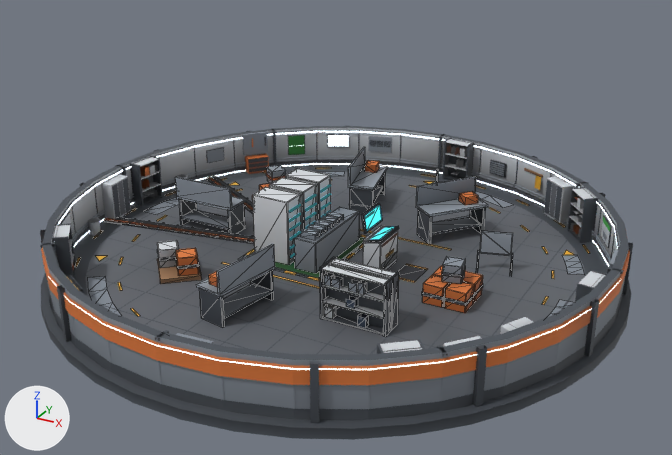
Two versions of the glTF model assets/models/battery_plant_m_far.glb, one commit apart.
Camera for both pictures: a camera (50 mm lens) standing at (10.58, -19.22, 10.55) and looking at (0.28, -0.49, 1.19). The axes (+X, +Y, +Z) are drawn at lower left. The lights are the same throughout. The first picture is the older version. Mesh edges are drawn as thin lines on the coarser meshes.

In view in the first picture: 'Base', 'Interior'.
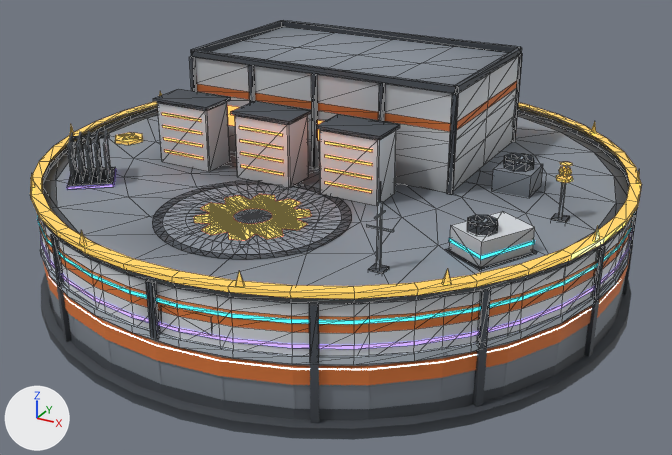
Location of each change, (x1, y1, x2, y2) in pixels of the pictures (672 x 455 px):
'Roof', added: after (38, 20, 637, 363)
    faces in mat_palette_001: (38, 20, 637, 363)
    faces in mat_neon_001: (162, 105, 372, 240)
'L5', added: after (30, 92, 642, 299)
    faces in mat_l5gold_001: (30, 92, 642, 299)
    faces in mat_palette_001: (551, 182, 570, 223)
'L3', added: after (38, 212, 634, 324)
    faces in mat_palette_001: (445, 212, 537, 270)
    faces in mat_l3band_001: (38, 214, 634, 324)
'L2', added: after (40, 182, 631, 365)
'L4', added: after (41, 131, 630, 349)
    faces in mat_l4band_001: (41, 168, 630, 349)
    faces in mat_palette_001: (67, 131, 116, 187)
'Base', unchanged, covered by the edit: before (40, 126, 633, 440); after (41, 243, 633, 440)
'Interior', unchanged, covered by the edit: before (76, 147, 590, 337)

Edits to the bpy script that builds the scene:
```text
Add mat_neon_001:
    mat_neon_001 = bpy.data.materials.new('Neon.001')
    # nodes: BsdfPrincipled, Mix, OutputMaterial, VertexColor
    # colours: orange #ff8c43, orange #e07a3a, mixed with the vertex colours
Add mat_l5gold_001:
    mat_l5gold_001 = bpy.data.materials.new('L5Gold.001')
    # nodes: BsdfPrincipled, Mix, OutputMaterial, VertexColor
    # colours: orange #cba650, orange #ffd166, mixed with the vertex colours
Add mat_l4band_001:
    mat_l4band_001 = bpy.data.materials.new('L4Band.001')
    # nodes: BsdfPrincipled, Mix, OutputMaterial, VertexColor
    # colours: purple #aa8eff, purple #a78bfa, mixed with the vertex colours
Add me_roof:
    me_roof.from_pydata(...)  # 2049 vertices, 2742 faces; spans x -7.2..7.2, y -7.25..7.25, z 1.38..5.16
    # faces by material slot: [680, 2062]
    me_roof.materials.append(mat_neon_001)
    me_roof.materials.append(mat_palette_001)
Add me_l5_001:
    me_l5_001.from_pydata(...)  # 272 vertices, 308 faces; spans x -7.26..7.26, y -7.26..7.26, z 2.54..3.88
    # faces by material slot: [290, 18]
    me_l5_001.materials.append(mat_l5gold_001)
    me_l5_001.materials.append(mat_palette_001)
Add me_l4_001:
    me_l4_001.from_pydata(...)  # 146 vertices, 155 faces; spans x -7.18..7.18, y -7.18..7.18, z 1.66..3.67
    # faces by material slot: [88, 67]
    me_l4_001.materials.append(mat_l4band_001)
    me_l4_001.materials.append(mat_palette_001)
Add me_l3_001:
    me_l3_001.from_pydata(...)  # 175 vertices, 180 faces; spans x -7.18..7.18, y -7.18..7.18, z 2.18..3.35
    # faces by material slot: [88, 92]
    me_l3_001.materials.append(mat_l3band_001)
    me_l3_001.materials.append(mat_palette_001)
Add me_l2_001:
    me_l2_001.from_pydata(...)  # 160 vertices, 198 faces; spans x -7.21..7.21, y -7.21..7.21, z 1.34..4.42
    me_l2_001.materials.append(mat_palette_001)
Add ob_roof:
    ob_roof = bpy.data.objects.new('Roof', me_roof)
    ob_roof.location = (0.0, 0.0, 0.0)
Add ob_l5:
    ob_l5 = bpy.data.objects.new('L5', me_l5_001)
    ob_l5.location = (0.0, 0.0, 0.0)
Add ob_l4:
    ob_l4 = bpy.data.objects.new('L4', me_l4_001)
    ob_l4.location = (0.0, 0.0, 0.0)
Add ob_l3:
    ob_l3 = bpy.data.objects.new('L3', me_l3_001)
    ob_l3.location = (0.0, 0.0, 0.0)
Add ob_l2:
    ob_l2 = bpy.data.objects.new('L2', me_l2_001)
    ob_l2.location = (0.0, 0.0, 0.0)
```
